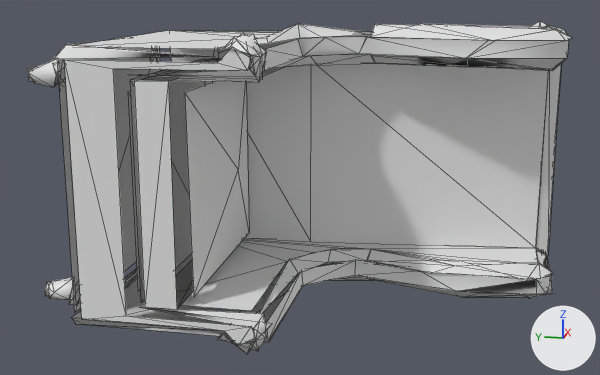
Two versions of the OBJ model datasets/ModelNet9/sofa/test/sofa_0682.obj, one commit apart.
Rendered twice from a camera (50 mm lens) standing at (-1.667, -0.295, 0.374) and looking at (-0.017, 0.035, -0.039). The axes (+X, +Y, +Z) are drawn at lower right. The lights are the same throughout. Mesh edges are drawn as thin lines. Where no turn or scale is listed for an object, it has been applied to the vertices. Vertices at the same position are counted once.

Names of what the first picture shows: 'sofa_0682'.
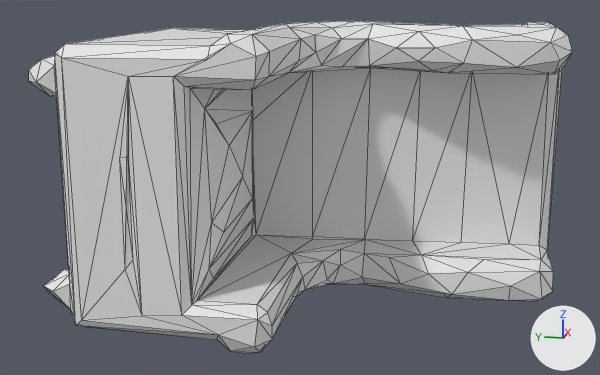
Boxes (x1, y1, x2, y2) around the edits, measured in the pictures (600 x 375 px):
'sofa_0682', reshaped
    before: (27, 21, 572, 354)
    after: (29, 21, 573, 353)
part 1 of me_sofa_0682, rebuilt (30% wider, 32% taller)
    before: (130, 59, 548, 311)
    after: (29, 21, 573, 353)
part 2 of me_sofa_0682, deleted
    before: (27, 21, 572, 354)

The edits, one by one:
me_sofa_0682 is used by ob_sofa_0682; location (0.0, 0.0, 0.0).
me_sofa_0682 had 464 vertices, 371 faces, 47 loose edges and spanned x -0.309..0.305, y -0.504..0.496, z -0.296..0.293.
me_sofa_0682 now has 252 vertices, 500 faces and spans x -0.309..0.309, y -0.498..0.502, z -0.294..0.295.
me_sofa_0682 part 1: the loose piece of 24 vertices spanning x -0.284..0.2, y -0.465..0.287, z -0.209..0.209 is rebuilt with 252 vertices and now spans x -0.309..0.309, y -0.498..0.502, z -0.294..0.295.
me_sofa_0682 part 2: 55 loose pieces with 413 vertices, spanning x -0.309..0.305, y -0.504..0.496, z -0.296..0.293, are deleted.
me_sofa_0682 part 3: the surface is now shaded flat.
